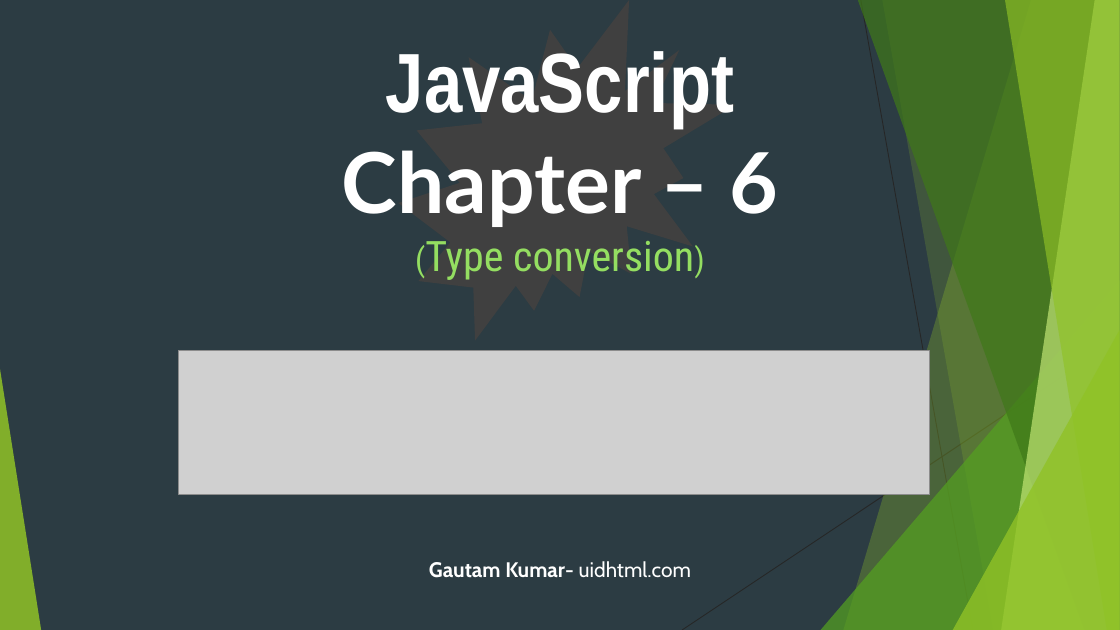
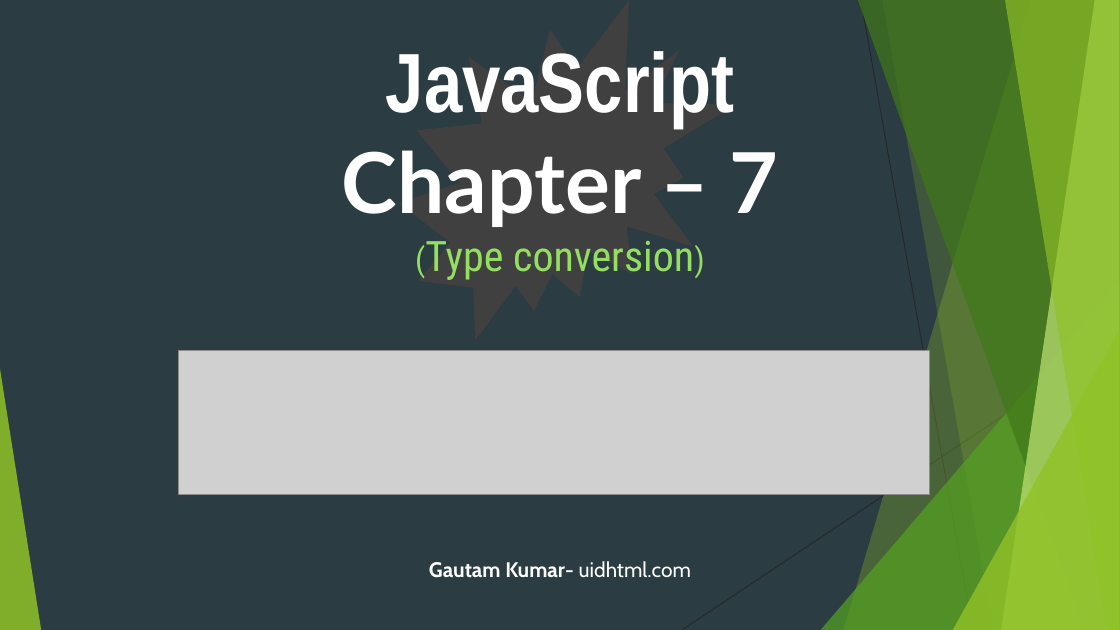
Before and after one commit to uidhtml/javascript-tutorials, a slide deck: slide 29 of Javascript Tutorials.pptx. Drawn at 1120x630 pixels with LibreOffice and Linux fonts; fonts in the diff are those of the drawing; grey boxes stand for pictures. Boxes give left, top, right and bottom in pixels: in the first picture for what was removed or moved away, otherwise in the second. Text is boxed around its words. In the diff, an @@ line names an element or a change of style, - is before the commit and + after.

Commit message:
Added chapter till 6

```diff
--- a/Javascript Tutorials.pptx
+++ b/Javascript Tutorials.pptx
@@ title at [342, 51, 778, 280]: text changed @@
-JavaScript
-Chapter – 6
-(Type conversion)
+JavaScript
+Chapter – 7
+(Type conversion)
```
Also in this commit, not shown: 6 other slides changed, 17 other files.
